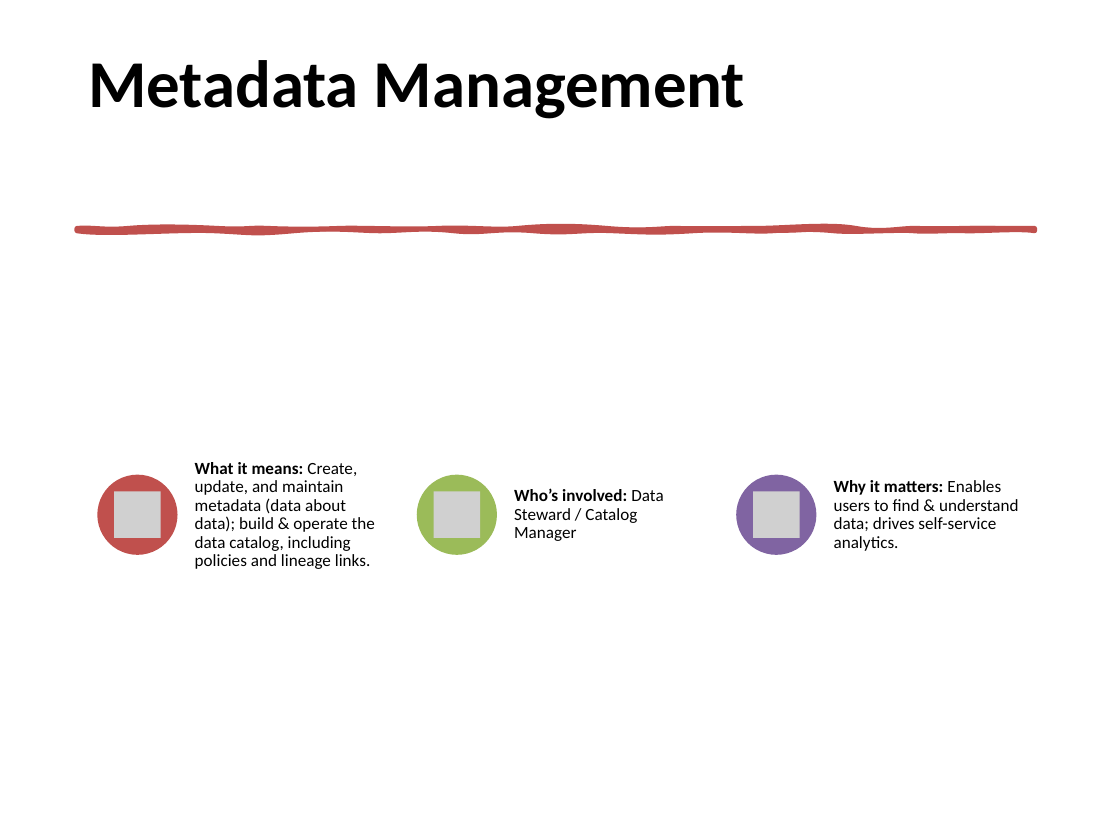
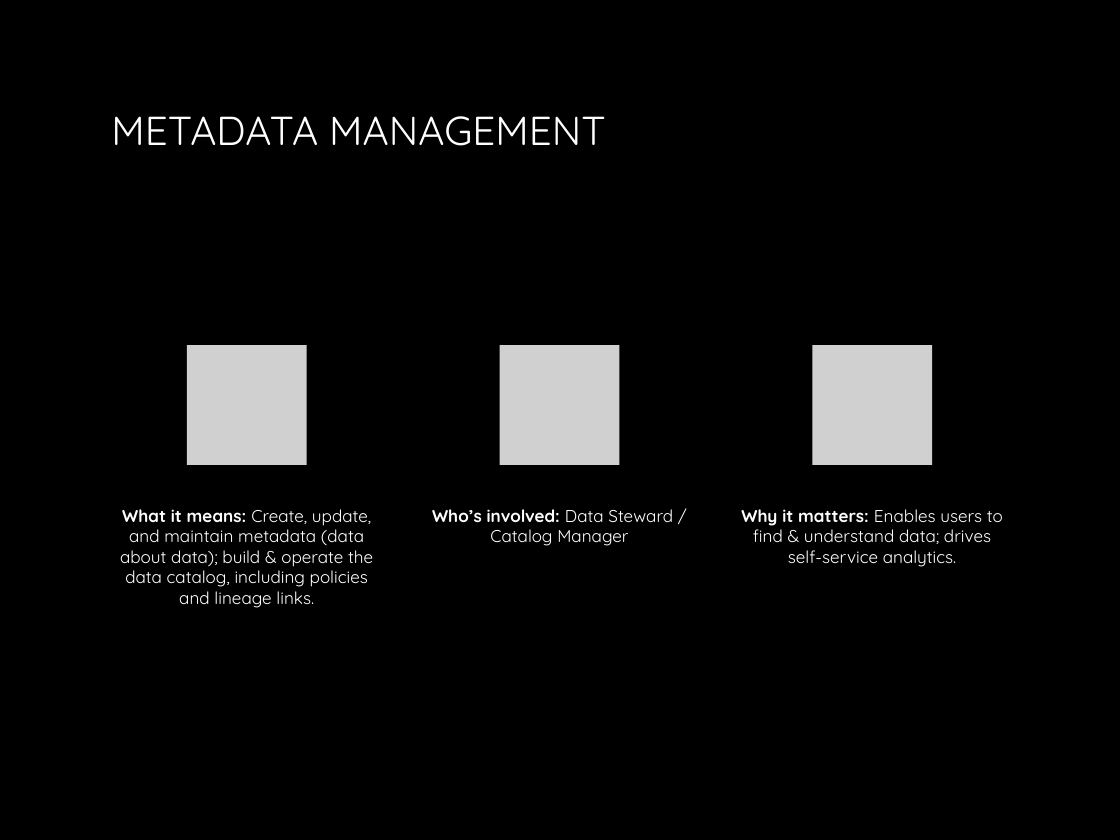
Before and after one commit to mokhayesh/aldin-accelerators, a slide deck: slide 3 of docs/_assets/data-governance-deck.pptx. Drawn at 1120x840 pixels with LibreOffice and Linux fonts; fonts in the diff are those of the drawing; grey boxes stand for pictures; background and template pictures are left out. Boxes give left, top, right and bottom in pixels: in the first picture for what was removed or moved away, otherwise in the second. Text is boxed around its words. In the diff, an @@ line names an element or a change of style, - is before the commit and + after.

```diff
--- a/docs/_assets/data-governance-deck.pptx
+++ b/docs/_assets/data-governance-deck.pptx
@@ background #FFFFFF to picture (left out) @@
@@ title at [111,116,605,146]: text changed; size 43 to 26 pt; font Calibri to Quicksand; text colour #000000 to gradient #FFFFFF to #BFBFBF; bold off @@
-Metadata Management
+METADATA MANAGEMENT
@@ freeform shape removed at [77,228,1035,231] @@
@@ picture added at [187,345,307,465] @@
@@ picture added at [500,345,619,465] @@
@@ picture added at [812,345,932,465] @@
@@ text "What it means: Create, update, ...": place and size @@
-text "What it means: Create, update, ..." at [195,463,375,569]
+text "What it means: Create, update, ..." at [120,509,373,608]
@@ text "Who’s involved: Data Steward / ...": place and size @@
-text "Who’s involved: Data Steward / ..." at [514,488,663,541]
+text "Who’s involved: Data Steward / ..." at [432,509,673,546]
@@ font Calibri to Quicksand, text colour #000000 to #FFFFFF; alignment left to centre; line spacing 0.9 to 1; vertical alignment middle to top in 3 elements at [120,509,373,608], [432,509,673,546], [741,509,1003,567] @@
@@ text "Why it matters: Enables users ...": place and size @@
-text "Why it matters: Enables users ..." at [834,480,1018,551]
+text "Why it matters: Enables users ..." at [741,509,1003,567]
@@ group removed at [97,475,816,556]: 3 ellipses, 3 pictures @@
```
Also in this commit, not shown: 10 other slides changed, 9 other files.
